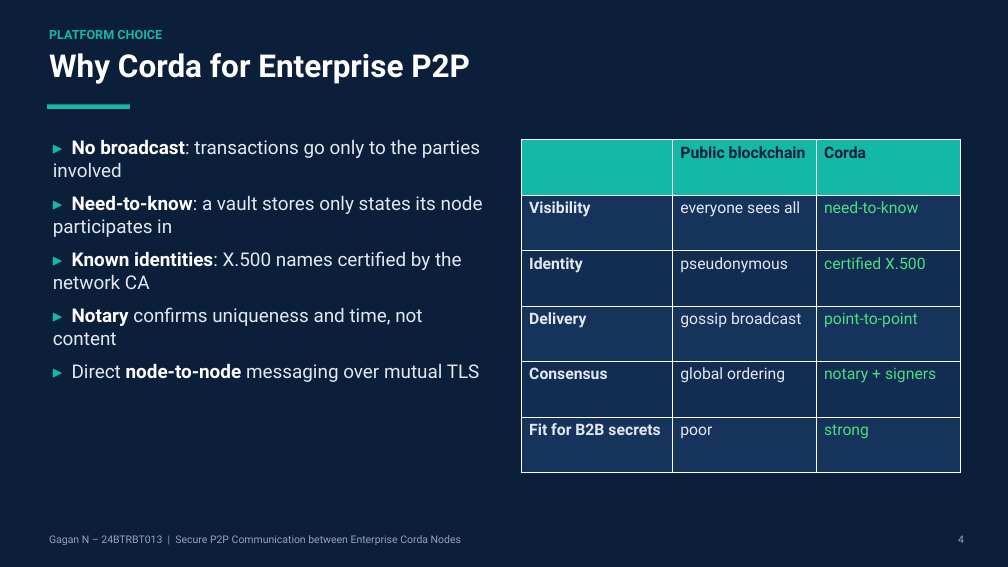
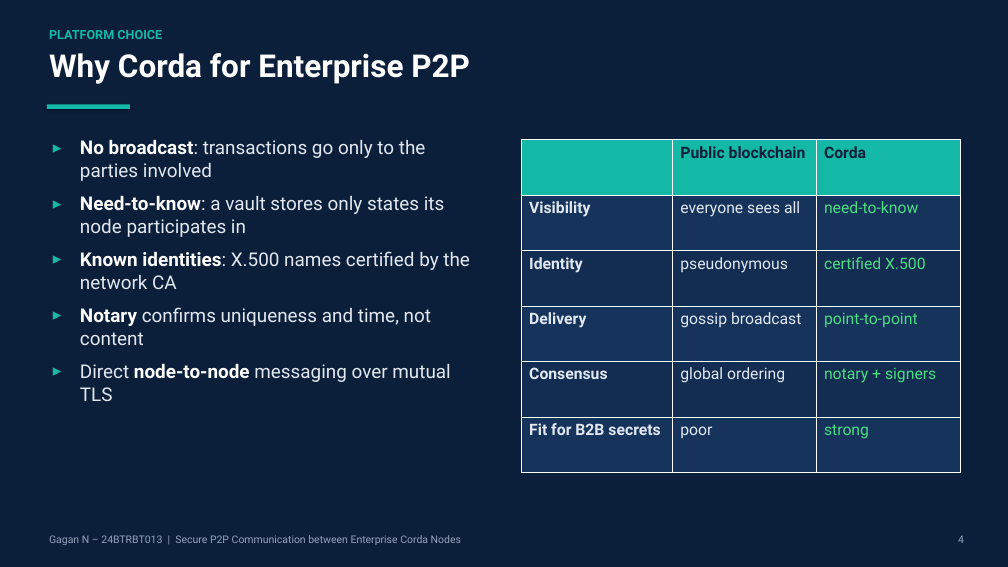
Before and after one commit to Momo-1628/secure-p2p-corda-nodes, a slide deck: slide 4 of ppt/Topic12_Secure_P2P_Corda_24BTRBT013.pptx. Drawn at 1008x567 pixels with LibreOffice and Linux fonts; fonts in the diff are those of the drawing. Boxes give left, top, right and bottom in pixels: in the first picture for what was removed or moved away, otherwise in the second. Text is boxed around its words. In the diff, an @@ line names an element or a change of style, - is before the commit and + after.

```diff
--- a/ppt/Topic12_Secure_P2P_Corda_24BTRBT013.pptx
+++ b/ppt/Topic12_Secure_P2P_Corda_24BTRBT013.pptx
@@ text at (x1=80, y1=139, x2=470, y2=401): text changed @@
-▸ No broadcast: transactions go only to the parties involved
-▸ Need-to-know: a vault stores only states its node participates in
-▸ Known identities: X.500 names certified by the network CA
-▸ Notary confirms uniqueness and time, not content
-▸ Direct node-to-node messaging over mutual TLS
+▸ No broadcast: transactions go only to the parties involved
+▸ Need-to-know: a vault stores only states its node participates in
+▸ Known identities: X.500 names certified by the network CA
+▸ Notary confirms uniqueness and time, not content
+▸ Direct node-to-node messaging over mutual TLS
```
Also in this commit, not shown: 15 other slides changed, 2 other files.
